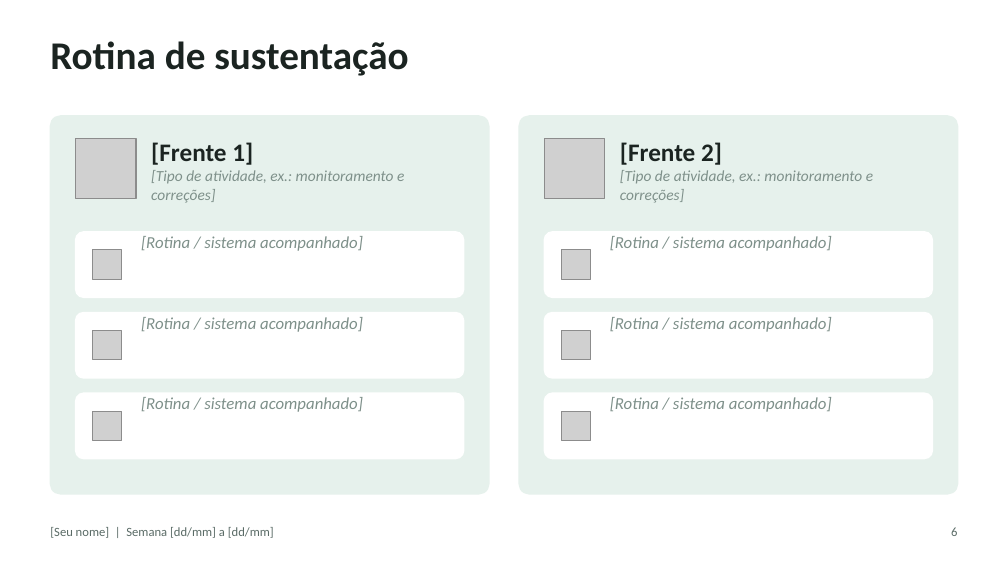
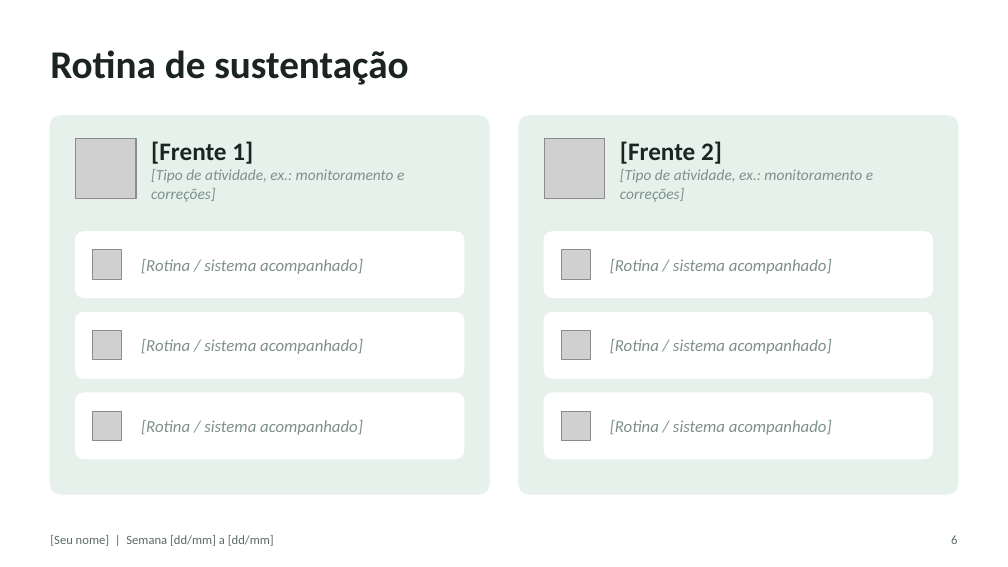
Before and after one commit to dtdias/status-board, a slide deck: slide 9 of design/template-variations/graphite-emerald.pptx. Drawn at 1008x567 pixels with LibreOffice and Linux fonts; fonts in the diff are those of the drawing; grey boxes stand for pictures. Boxes give left, top, right and bottom in pixels: in the first picture for what was removed or moved away, otherwise in the second. Text is boxed around its words. In the diff, an @@ line names an element or a change of style, - is before the commit and + after.

Commit message:
fix(design): regenerate template variations by patching XML so numbers stay aligned
DeckCraft format.color changed the text anchor of recoloured text, pushing the numbers in the 'Demandas novas' circles (and step titles) off-centre. Variations are now built by patching srgbClr values, fonts and icon PNGs in the base package; layout XML is verified identical to the base. Terracotta uses Cambria instead of Georgia to avoid old-style figures dropping below the baseline. Adds the build and contact-sheet scripts.

```diff
--- a/design/template-variations/graphite-emerald.pptx
+++ b/design/template-variations/graphite-emerald.pptx
@@ text "Rotina de sustentação": place and size @@
-text "Rotina de sustentação" at bbox=[50, 41, 408, 76]
+text "Rotina de sustentação" at bbox=[50, 50, 408, 85]
@@ text "[Rotina / sistema acompanhado]": place and size @@
-text "[Rotina / sistema acompanhado]" at bbox=[141, 236, 363, 251]
+text "[Rotina / sistema acompanhado]" at bbox=[141, 259, 363, 274]
@@ text "[Rotina / sistema acompanhado]": place and size @@
-text "[Rotina / sistema acompanhado]" at bbox=[610, 236, 832, 251]
+text "[Rotina / sistema acompanhado]" at bbox=[610, 259, 832, 274]
@@ text "[Rotina / sistema acompanhado]": place and size @@
-text "[Rotina / sistema acompanhado]" at bbox=[141, 317, 363, 332]
+text "[Rotina / sistema acompanhado]" at bbox=[141, 339, 363, 354]
@@ text "[Rotina / sistema acompanhado]": place and size @@
-text "[Rotina / sistema acompanhado]" at bbox=[610, 317, 832, 332]
+text "[Rotina / sistema acompanhado]" at bbox=[610, 339, 832, 354]
@@ text "[Rotina / sistema acompanhado]": place and size @@
-text "[Rotina / sistema acompanhado]" at bbox=[141, 397, 363, 412]
+text "[Rotina / sistema acompanhado]" at bbox=[141, 420, 363, 435]
@@ text "[Rotina / sistema acompanhado]": place and size @@
-text "[Rotina / sistema acompanhado]" at bbox=[610, 397, 832, 412]
+text "[Rotina / sistema acompanhado]" at bbox=[610, 420, 832, 435]
@@ text "[Seu nome] | Semana [dd/mm] ...": place and size @@
-text "[Seu nome] | Semana [dd/mm] ..." at bbox=[50, 527, 274, 538]
+text "[Seu nome] | Semana [dd/mm] ..." at bbox=[50, 535, 274, 546]
@@ text "6": place and size @@
-text "6" at bbox=[951, 527, 957, 536]
+text "6" at bbox=[951, 535, 957, 544]
```
Also in this commit, not shown: 9 other slides changed, 11 other files.
